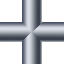
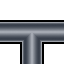
Layered file, before and after one edit (64×64). Changes by layer:
added layer "Layer 2 copy 2" above "Layer 2 copy" over left=20, top=31, right=44, bottom=64
hid "Layer 2 copy", painted on it over left=20, top=0, right=44, bottom=64
painted on "Layer 2" over left=0, top=20, right=64, bottom=44
